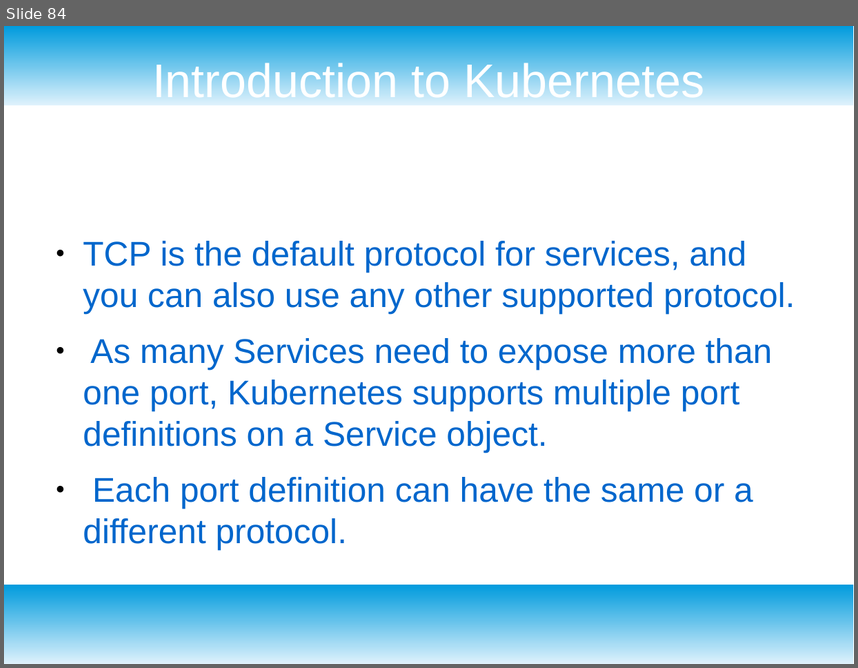
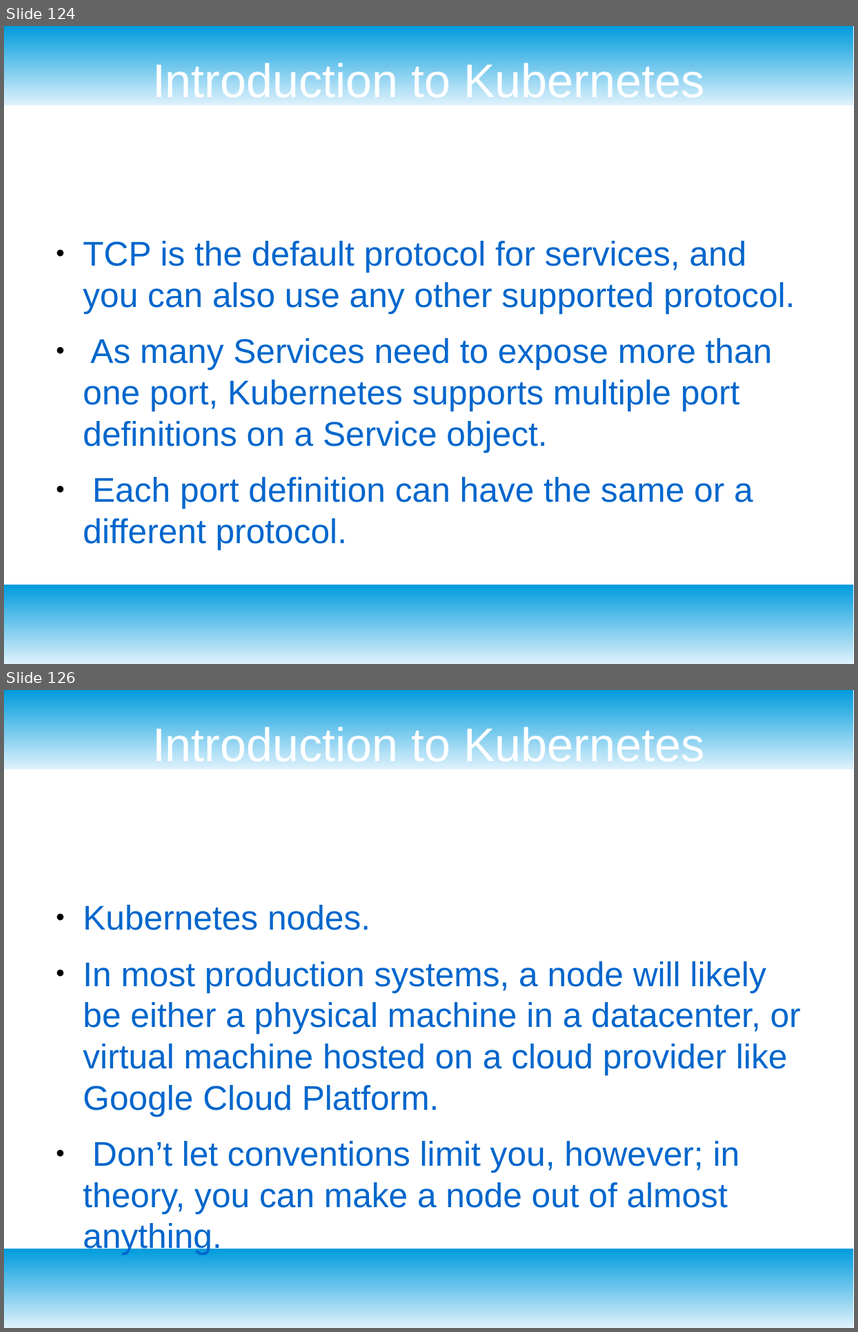
Before and after one commit to redmage123/kubernetes-course, a slide deck: docs/Kubernetes slides.odp. Shown one above the other, each under a label of ours: slide 84 before the commit, slides 124 and 126 after it; the slides between them are not shown. The pictures are 858x668 and 858x1332 pixels, drawn with LibreOffice and Linux fonts; fonts in the diff are those of the drawing. Boxes give left, top, right and bottom in pixels: in the first picture for what was removed or moved away, otherwise in the second. Text is boxed around its words. In the diff, an @@ line names an element or a change of style, - is before the commit and + after.

```diff
--- a/docs/Kubernetes slides.odp
+++ b/docs/Kubernetes slides.odp
@@ slide 126 added at box(4, 690, 854, 1328), background #FFFFFF; not listed: 2 template elements that a slide beside it also shows @@
@@ title added at box(152, 723, 704, 769), 44 pt, text #FFFFFF @@
+Introduction to Kubernetes
@@ text added at box(83, 905, 801, 1254), 32 pt, text #0066CC @@
+● Kubernetes nodes.
+● In most production systems, a node will likely be either a physical machine in a datacenter, or virtual machine hosted on a cloud provider like Google Cloud Platform.
+● Don’t let conventions limit you, however; in theory, you can make a node out of almost anything.
@@ what was slide 84 is now slide 124 @@
```
Also in this commit, not shown: 15 slides changed, 84 other slides added, 9 other files.
